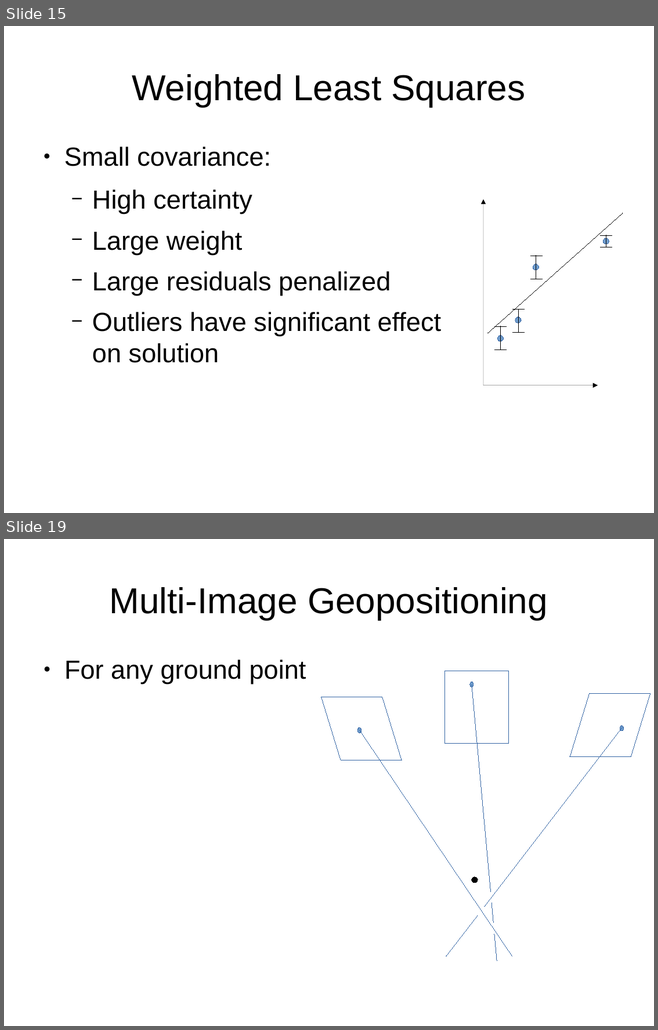
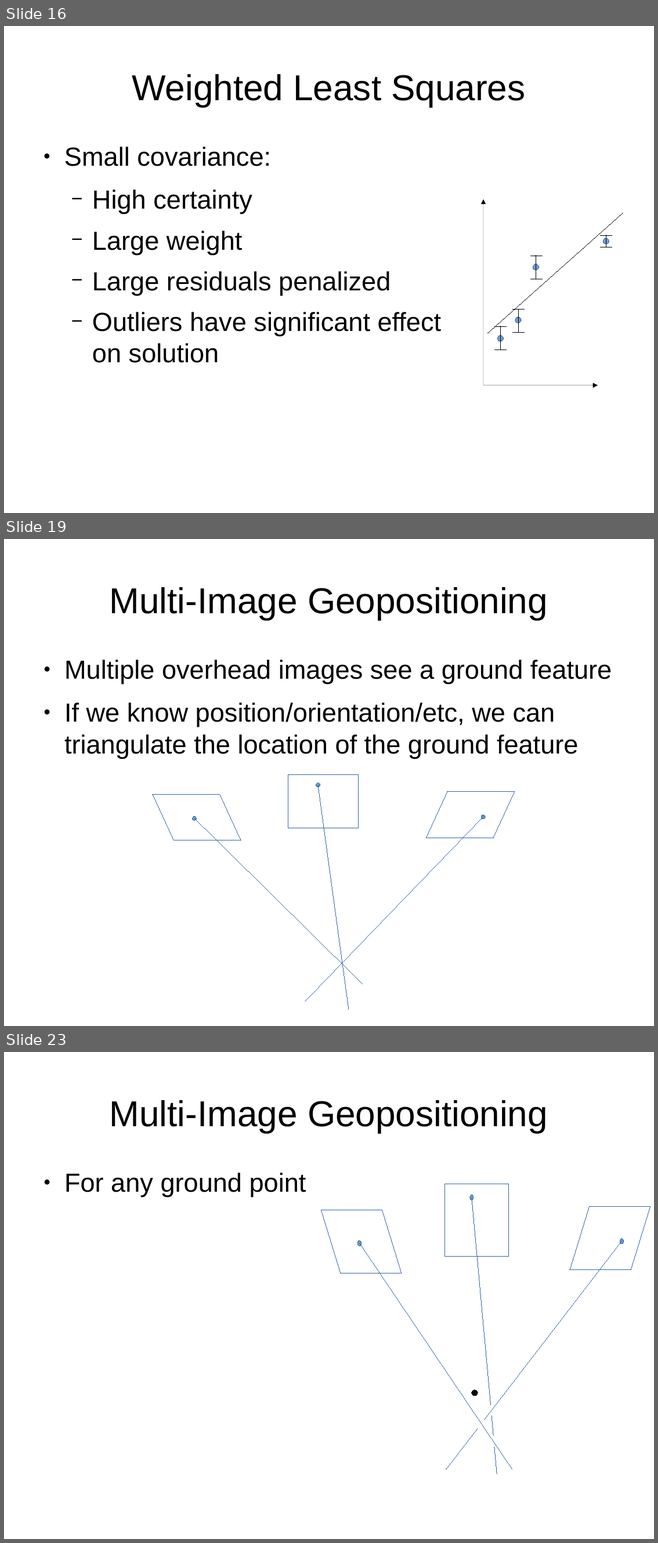
Before and after one commit to sethmerickel/Multi-Image-Geopositioning, a slide deck: papers/fresno2017.odp. Shown one above the other, each under a label of ours: slides 15 and 19 before the commit, slides 16, 19 and 23 after it; the slides between them are not shown. The pictures are 658x1030 and 658x1543 pixels, drawn with LibreOffice and Linux fonts; fonts in the diff are those of the drawing. Boxes give left, top, right and bottom in pixels: in the first picture for what was removed or moved away, otherwise in the second. Text is boxed around its words. In the diff, an @@ line names an element or a change of style, - is before the commit and + after.

```diff
--- a/papers/fresno2017.odp
+++ b/papers/fresno2017.odp
@@ slide 19 added at [4, 539, 654, 1026], background #FFFFFF @@
@@ title added at [110, 587, 547, 620], 44 pt, text #000000 @@
+Multi-Image Geopositioning
@@ text added at [64, 660, 611, 758], 32 pt, text #000000 @@
+● Multiple overhead images see a ground feature
+● If we know position/orientation/etc, we can triangulate the location of the ground feature
@@ rectangle added at [288, 776, 358, 828], outline #3465A4 0 pt @@
@@ parallelogram added at [152, 794, 241, 840], outline #3465A4 0 pt @@
@@ ellipse added at [316, 783, 320, 787], fill #729FCF, outline #3465A4 0 pt @@
@@ line added from (318, 785) to (349, 1010), #3465A4 0 pt @@
@@ parallelogram added at [426, 792, 514, 838], outline #3465A4 0 pt @@
@@ ellipse added at [192, 817, 197, 821], fill #729FCF, outline #3465A4 0 pt @@
@@ line added from (483, 817) to (304, 1002), #3465A4 0 pt @@
@@ ellipse added at [481, 815, 485, 819], fill #729FCF, outline #3465A4 0 pt @@
@@ line added from (194, 819) to (362, 984), #3465A4 0 pt @@
@@ what was slide 15 is now slide 16 @@
@@ what was slide 19 is now slide 23 @@
```
Also in this commit, not shown: 27 slides changed, 26 other slides added, 9 slides removed, 2 other files.
